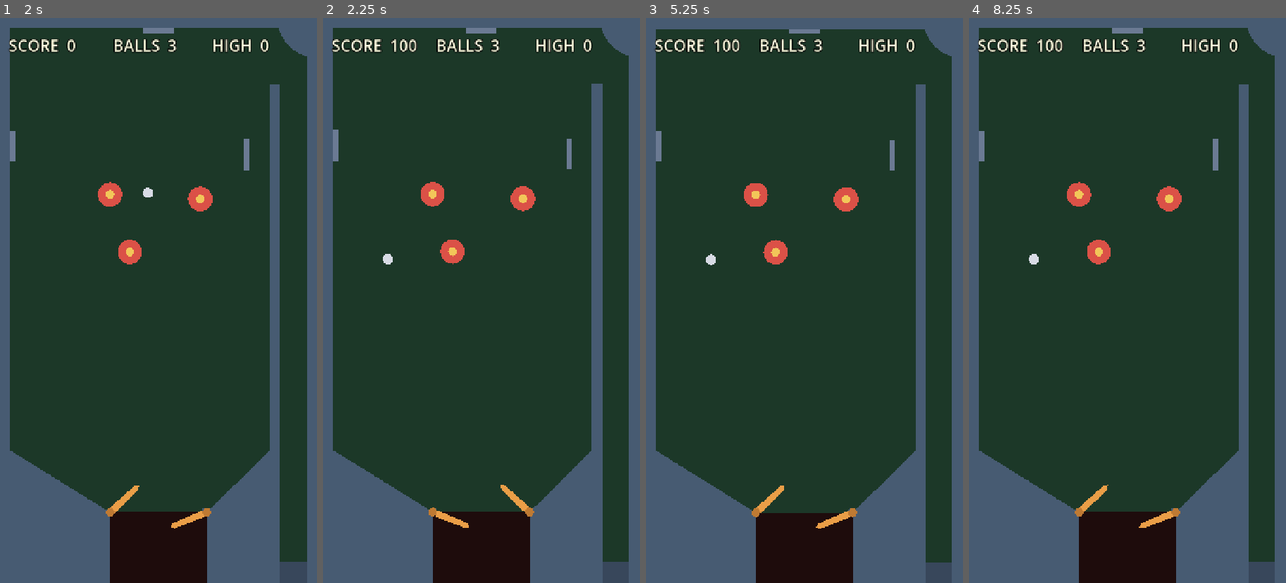
Above: before the commit, frames 1-4 (left to right).
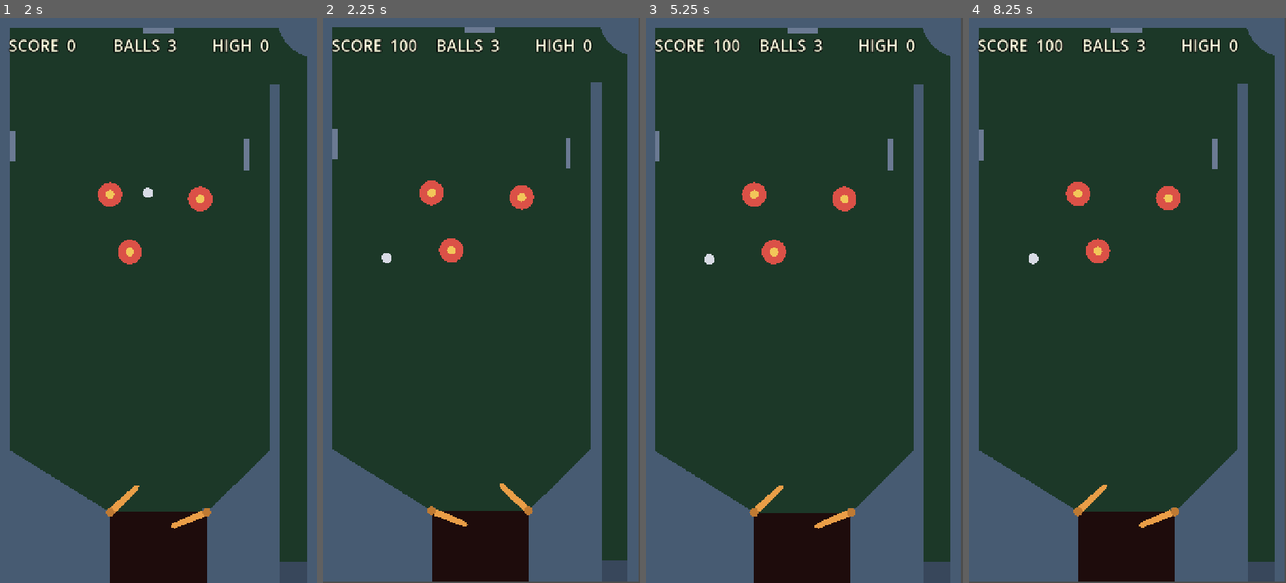
Above: after the commit, the same moments.

Repository: StephenForte/The-Squishy-Pinball-Machine
Game: Godot game, scene res://scenes/main.tscn
Two runs of this game, one before a commit and one after it. Both use one fixed random seed, a clock stepped at 60 frames per second and the inputs below.
Inputs:
- Up to frame 1 (2 s): tap Enter at 0.5 s; hold D (flipper_right) 0.53-1.28 s; hold Space (launch_ball) 0.53-1.28 s; hold A (flipper_left) from 1.28 s (still down); tap Space (launch_ball) at 1.35 s
- Up to frame 2 (2.25 s): release A (flipper_left) at 2.03 s; hold D (flipper_right) from 2.03 s (still down); hold Space (launch_ball) from 2.03 s (still down)
- Up to frame 3 (5.25 s): release Space (launch_ball) at 2.78 s; tap Space (launch_ball) at 2.85, 4.35 s; tap R (restart) at 3.5 s; release D (flipper_right) at 3.53 s; hold Space (launch_ball) 3.53-4.28 s; hold A (flipper_left) from 3.53 s (still down); hold Space (launch_ball) from 5.03 s (still down)
- Up to frame 4 (8.25 s): release A (flipper_left) at 5.78 s; release Space (launch_ball) at 5.78 s; hold D (flipper_right) 5.78-8.03 s; tap Space (launch_ball) at 5.85, 7.35 s; tap R (restart) at 6.5 s; hold Space (launch_ball) 6.53-7.28 s; hold A (flipper_left) from 8.03 s (still down); hold Space (launch_ball) from 8.03 s (still down)

Frame 1 is identical in both runs. In frame 2, 2.3% of the frame differs, in the area x 0-100%, y 0-100%; in frame 3, 3.2%, in the area x 2-100%, y 0-100%; in frame 4, 1.6%.

Commit message:
T7d: apply D-019 shake 9 px / 0.26 s and flipper up-speed 830.
Co-authored-by: Cursor <cursoragent@cursor.com>

Diff:
--- a/scripts/effects.gd
+++ b/scripts/effects.gd
@@ -3,8 +3,8 @@
 ## Display-only: camera-offset shake and placeholder fireworks.
 ## Never moves Table or any physics body (D-018).
 
-const SHAKE_DURATION := 0.18
-const SHAKE_AMPLITUDE := 4.0
+const SHAKE_DURATION := 0.26
+const SHAKE_AMPLITUDE := 9.0
 
 @onready var _camera: Camera2D = $Camera2D
 @onready var _fireworks: CPUParticles2D = $Fireworks
--- a/scripts/flipper.gd
+++ b/scripts/flipper.gd
@@ -10,7 +10,7 @@
 const LENGTH := 90.0
 const HALF_WIDTH := 8.0
 const BALL_RADIUS := 12.0
-const UP_SPEED_DEG := 720.0
+const UP_SPEED_DEG := 830.0
 const DOWN_SPEED_DEG := 560.0
 const PIVOT_TRAP_RADIUS := 30.0
 const PIVOT_TRAP_SPEED := 5.0
